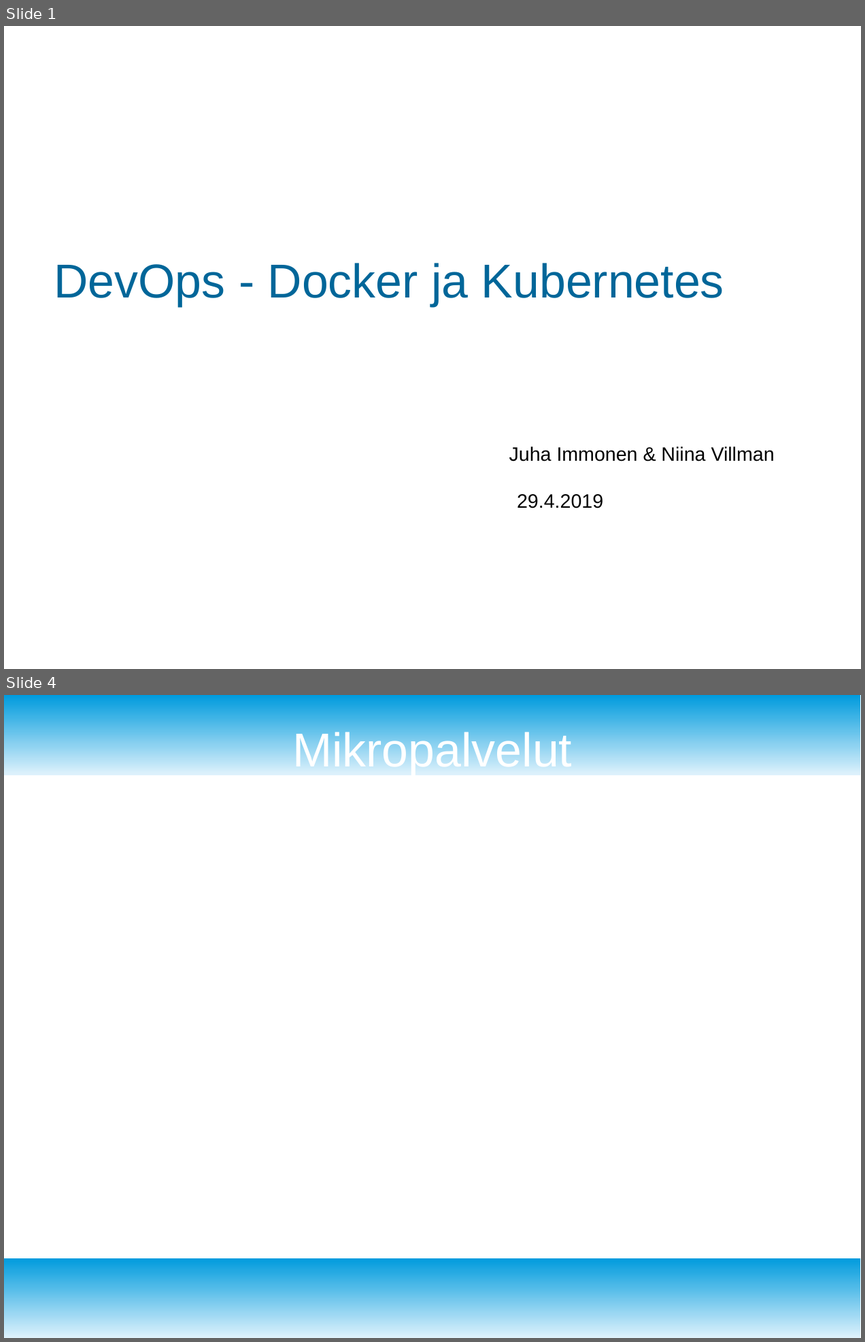
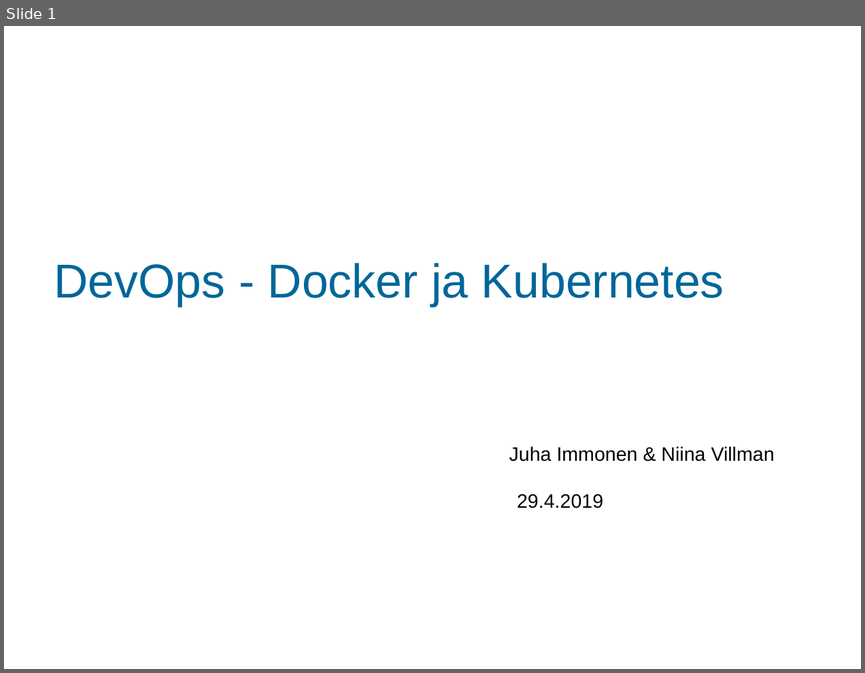
Before and after one commit to immonju1/pilvipalvelut, a slide deck: documents/pilvipalvelut_esitys_immonen_villman.odp. Shown one above the other, each under a label of ours: slides 1 and 4 before the commit, slide 1 after it; the slides between them are not shown. The pictures are 865x1342 and 865x673 pixels, drawn with LibreOffice and Linux fonts; fonts in the diff are those of the drawing; background and template pictures are left out. Boxes give left, top, right and bottom in pixels: in the first picture for what was removed or moved away, otherwise in the second. Text is boxed around its words. In the diff, an @@ line names an element or a change of style, - is before the commit and + after.

```diff
--- a/documents/pilvipalvelut_esitys_immonen_villman.odp
+++ b/documents/pilvipalvelut_esitys_immonen_villman.odp
@@ slide 4 removed at [4,695,861,1338], background #FFFFFF @@
@@ rectangle removed at [4,695,861,775] @@
@@ title removed at [292,728,572,775] @@
-Mikropalvelut
@@ rectangle removed at [4,1258,861,1338] @@
```
Also in this commit, not shown: 2 slides changed, 10 slides added, 5 other slides removed.
